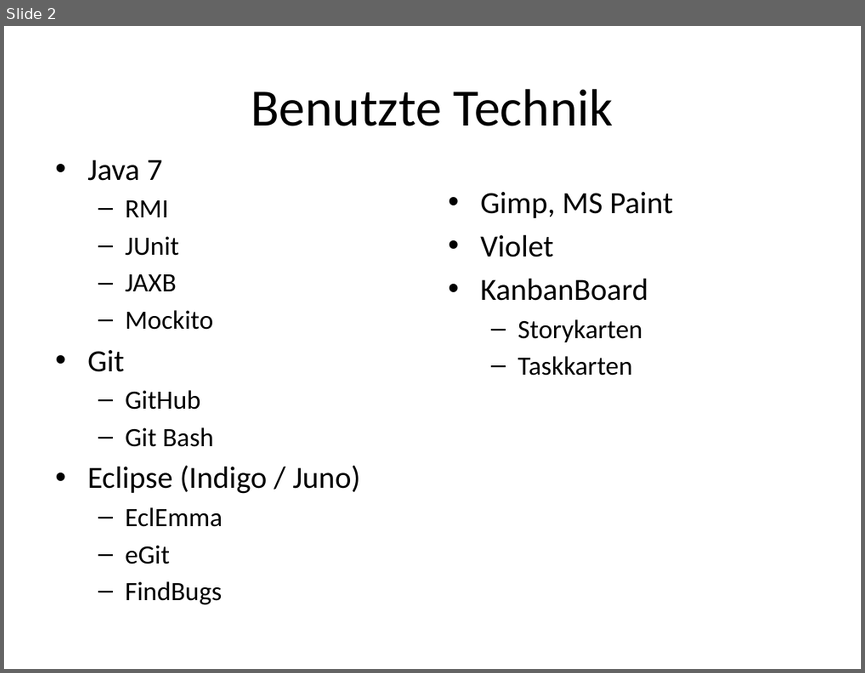
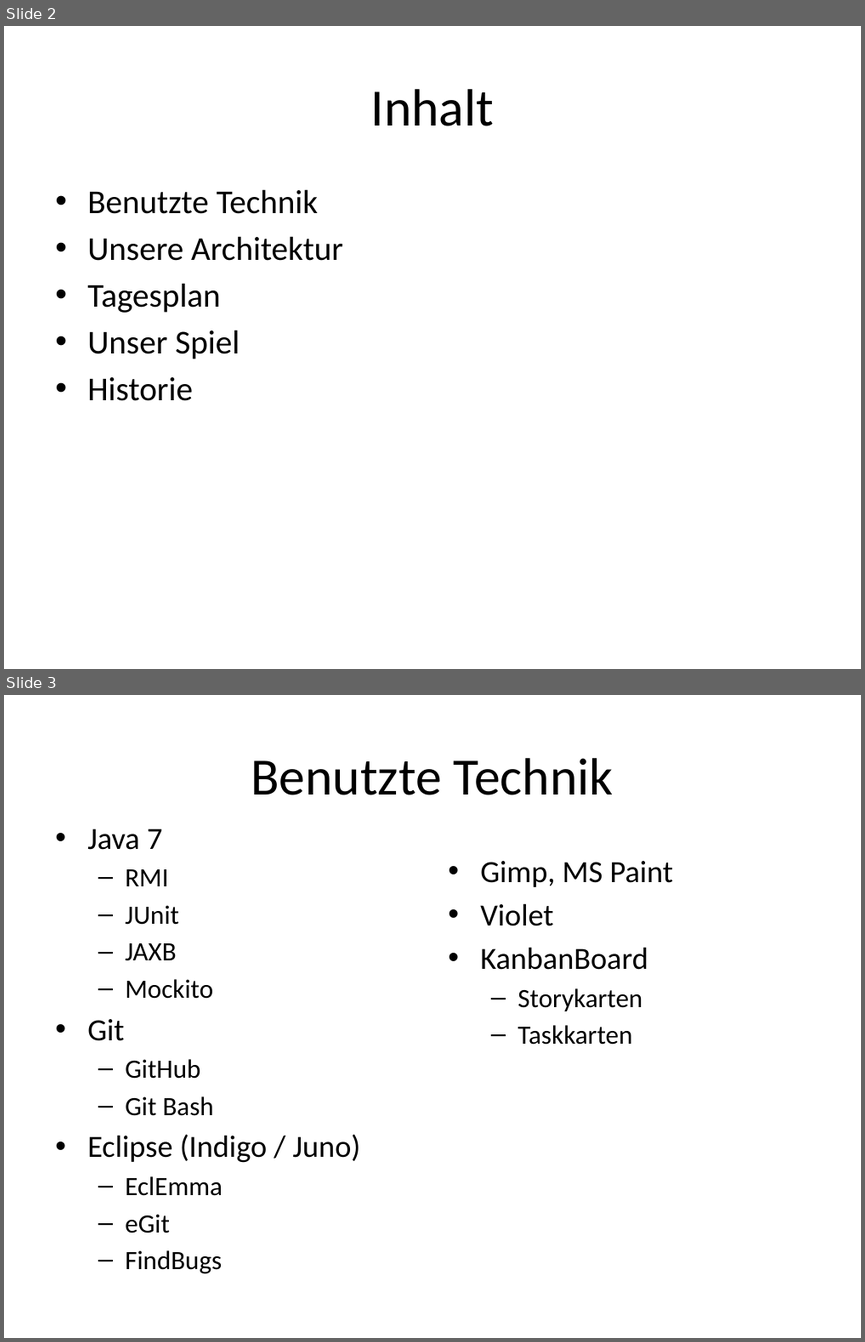
Before and after one commit to FlaShG/SEP12, a slide deck: vortraege/Präsentation_01.pptx. Shown one above the other, each under a label of ours: slide 2 before the commit, slides 2 and 3 after it. The pictures are 865x673 and 865x1342 pixels, drawn with LibreOffice and Linux fonts; fonts in the diff are those of the drawing. Boxes give left, top, right and bottom in pixels: in the first picture for what was removed or moved away, otherwise in the second. Text is boxed around its words. In the diff, an @@ line names an element or a change of style, - is before the commit and + after.

```diff
--- a/vortraege/Präsentation_01.pptx
+++ b/vortraege/Präsentation_01.pptx
@@ slide 2 added at (4, 26, 861, 669), background #FFFFFF @@
@@ title added at (371, 89, 494, 126), 44 pt, text #000000 @@
+Inhalt
@@ text added at (87, 189, 343, 401), 28 pt, text #000000 @@
+• Benutzte Technik
+• Unsere Architektur
+• Tagesplan
+• Unser Spiel
+• Historie
@@ what was slide 2 is now slide 3 @@
```
Also in this commit, not shown: 1 slide changed, 3 other slides added, 2 other files.
